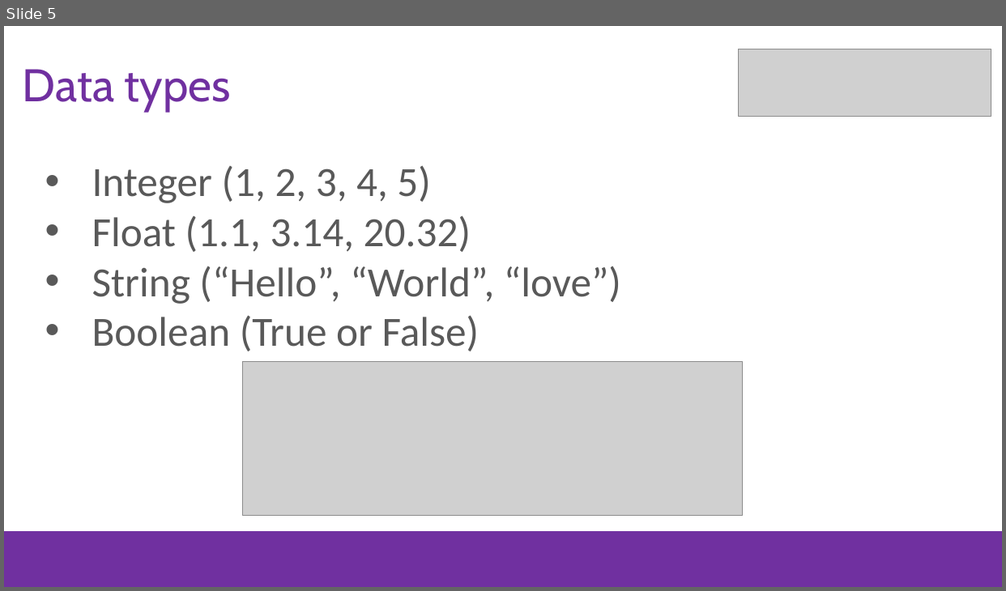
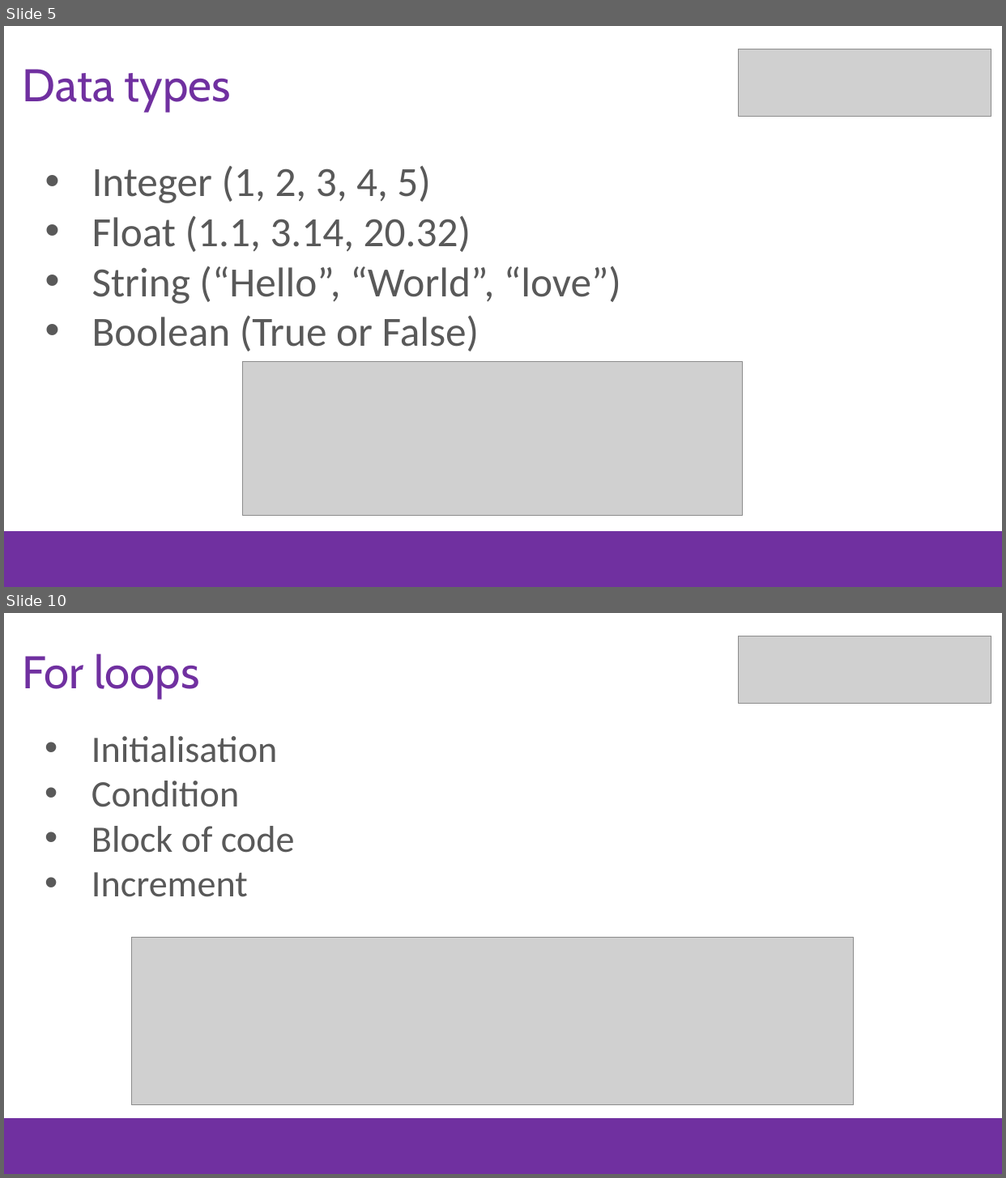
Before and after one commit to stho382/Intro-To-Web-Developement, a slide deck: presentation_slides/JavaSript.pptx. Shown one above the other, each under a label of ours: slide 5 before the commit, slides 5 and 10 after it; the slides between them are not shown. The pictures are 1006x591 and 1006x1178 pixels, drawn with LibreOffice and Linux fonts; fonts in the diff are those of the drawing; grey boxes stand for pictures; background and template pictures are left out. Boxes give left, top, right and bottom in pixels: in the first picture for what was removed or moved away, otherwise in the second. Text is boxed around its words. In the diff, an @@ line names an element or a change of style, - is before the commit and + after.

```diff
--- a/presentation_slides/JavaSript.pptx
+++ b/presentation_slides/JavaSript.pptx
@@ slide 10 added at (4, 613, 1002, 1174), background #FFFFFF; not listed: 1 template element that a slide beside it also shows @@
@@ picture added at (739, 636, 991, 704) @@
@@ text added at (23, 653, 200, 699), 44 pt, text #7030A0 @@
+For loops
@@ text added at (91, 736, 295, 897), 36 pt, text #595959 @@
+• Initialisation
+• Condition
+• Block of code
+• Increment
@@ picture added at (132, 938, 854, 1105) @@
```
Also in this commit, not shown: 4 other slides added, 1 slide removed.
